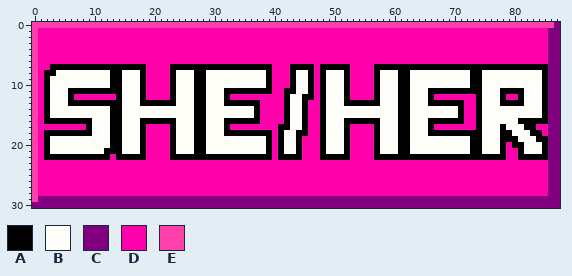
Pixel-art file, stored at aseprite/pronouns/badge_she_her.aseprite. That is the earlier state.
88x31 pixels, 1 frame.
Visible layers, top first: "Border", "Text".
Palette (. is transparent): A #000000  B #fffdf7  C #800080  D #ff00aa  E #ff3faa
Pixels before, first column x 0:
 0 EEEEEEEEEEEEEEEEEEEEEEEEEEEEEEEEEEEEEEEEEEEEEEEEEEEEEEEEEEEEEEEEEEEEEEEEEEEEEEEEEEEEEEEC
 1 EDDDDDDDDDDDDDDDDDDDDDDDDDDDDDDDDDDDDDDDDDDDDDDDDDDDDDDDDDDDDDDDDDDDDDDDDDDDDDDDDDDDDDCC
 2 EDDDDDDDDDDDDDDDDDDDDDDDDDDDDDDDDDDDDDDDDDDDDDDDDDDDDDDDDDDDDDDDDDDDDDDDDDDDDDDDDDDDDDCC
 3 EDDDDDDDDDDDDDDDDDDDDDDDDDDDDDDDDDDDDDDDDDDDDDDDDDDDDDDDDDDDDDDDDDDDDDDDDDDDDDDDDDDDDDCC
 4 EDDDDDDDDDDDDDDDDDDDDDDDDDDDDDDDDDDDDDDDDDDDDDDDDDDDDDDDDDDDDDDDDDDDDDDDDDDDDDDDDDDDDDCC
 5 EDDDDDDDDDDDDDDDDDDDDDDDDDDDDDDDDDDDDDDDDDDDDDDDDDDDDDDDDDDDDDDDDDDDDDDDDDDDDDDDDDDDDDCC
 6 EDDDDDDDDDDDDDDDDDDDDDDDDDDDDDDDDDDDDDDDDDDDDDDDDDDDDDDDDDDDDDDDDDDDDDDDDDDDDDDDDDDDDDCC
 7 EDDAAAAAAAAAAAAAAAADDDDAAAAAAAAAAAAAAAAADDDAAAADAAAAADDDDAAAAAAAAAAAAAAAAAAAAAAAAAAAAACC
 8 EDAABBBBBBBBBAABBBADDDDABBBAABBBBBBBBBBADDDABBADABBBADDDDABBBAABBBBBBBBBBAABBBBBBBBBBACC
 9 EDABBBBBBBBBBAABBBADDDDABBBAABBBBBBBBBBADDDABBADABBBADDDDABBBAABBBBBBBBBBAABBBBBBBBBBACC
10 EDABBBBBBBBBBAABBBADDDDABBBAABBBBBBBBBBADDDABBADABBBADDDDABBBAABBBBBBBBBBAABBBBBBBBBBACC
11 EDABBBAAAAAAAAABBBADDDDABBBAABBBAAAAAAAADDAABBADABBBADDDDABBBAABBBAAAAAAAAABBBAAAABBBACC
12 EDABBBADDDDDDDABBBADDDDABBBAABBBADDDDDDDDDABBAADABBBADDDDABBBAABBBADDDDDDDABBBADDABBBACC
13 EDABBBAAAAAAAAABBBAAAAAABBBAABBBAAAAAADDDDABBADDABBBAAAAAABBBAABBBAAAAAADDABBBAAAABBBACC
14 EDABBBBBBBBBBAABBBBBBBBBBBBAABBBBBBBBADDDDABBADDABBBBBBBBBBBBAABBBBBBBBADDABBBBBBBBBBACC
15 EDABBBBBBBBBBAABBBBBBBBBBBBAABBBBBBBBADDDDABBADDABBBBBBBBBBBBAABBBBBBBBADDABBBBBBBBBBACC
16 EDAAAAAAAABBBAABBBAAAAAABBBAABBBAAAAAADDDDABBADDABBBAAAAAABBBAABBBAAAAAADDABBBBBBAAAAACC
17 EDDDDDDDDABBBAABBBADDDDABBBAABBBADDDDDDDDAABBADDABBBADDDDABBBAABBBADDDDDDDABBBABBBAADDCC
18 EDAAAAAAAABBBAABBBADDDDABBBAABBBAAAAAAAADABBAADDABBBADDDDABBBAABBBAAAAAAAAABBBAABBBAADCC
19 EDABBBBBBBBBBAABBBADDDDABBBAABBBBBBBBBBADABBADDDABBBADDDDABBBAABBBBBBBBBBAABBBAAABBBAACC
20 EDABBBBBBBBBBAABBBADDDDABBBAABBBBBBBBBBADABBADDDABBBADDDDABBBAABBBBBBBBBBAABBBADAABBBACC
21 EDABBBBBBBBBAAABBBADDDDABBBAABBBBBBBBBBADABBADDDABBBADDDDABBBAABBBBBBBBBBAABBBADDABBBACC
22 EDAAAAAAAAAAADAAAAADDDDAAAAAAAAAAAAAAAAADAAAADDDAAAAADDDDAAAAAAAAAAAAAAAAAAAAAADDAAAAACC
23 EDDDDDDDDDDDDDDDDDDDDDDDDDDDDDDDDDDDDDDDDDDDDDDDDDDDDDDDDDDDDDDDDDDDDDDDDDDDDDDDDDDDDDCC
24 EDDDDDDDDDDDDDDDDDDDDDDDDDDDDDDDDDDDDDDDDDDDDDDDDDDDDDDDDDDDDDDDDDDDDDDDDDDDDDDDDDDDDDCC
25 EDDDDDDDDDDDDDDDDDDDDDDDDDDDDDDDDDDDDDDDDDDDDDDDDDDDDDDDDDDDDDDDDDDDDDDDDDDDDDDDDDDDDDCC
26 EDDDDDDDDDDDDDDDDDDDDDDDDDDDDDDDDDDDDDDDDDDDDDDDDDDDDDDDDDDDDDDDDDDDDDDDDDDDDDDDDDDDDDCC
27 EDDDDDDDDDDDDDDDDDDDDDDDDDDDDDDDDDDDDDDDDDDDDDDDDDDDDDDDDDDDDDDDDDDDDDDDDDDDDDDDDDDDDDCC
28 EDDDDDDDDDDDDDDDDDDDDDDDDDDDDDDDDDDDDDDDDDDDDDDDDDDDDDDDDDDDDDDDDDDDDDDDDDDDDDDDDDDDDDCC
29 ECCCCCCCCCCCCCCCCCCCCCCCCCCCCCCCCCCCCCCCCCCCCCCCCCCCCCCCCCCCCCCCCCCCCCCCCCCCCCCCCCCCCCCC
30 CCCCCCCCCCCCCCCCCCCCCCCCCCCCCCCCCCCCCCCCCCCCCCCCCCCCCCCCCCCCCCCCCCCCCCCCCCCCCCCCCCCCCCCC
After the commit:
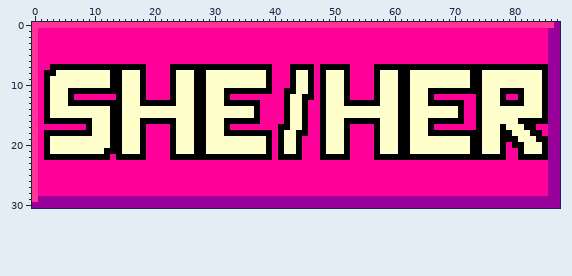
Edits made:
Colour B changes from #fffdf7 to #ffffcc.
Colour C changes from #800080 to #990099.
Colour D changes from #ff00aa to #ff0099.
Colour E changes from #ff3faa to #ff3399.
Boxes around the changes in both pictures, in picture pixels (x1, y1, x2, y2):
changed: (32, 22, 560, 208)
